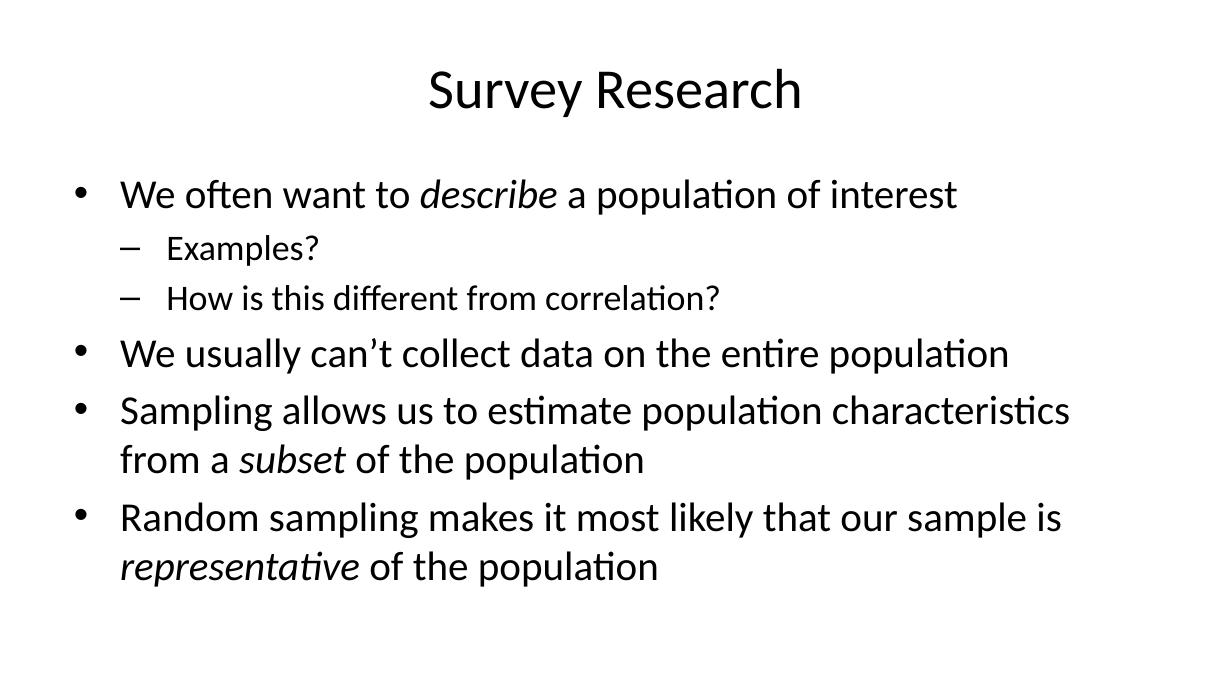
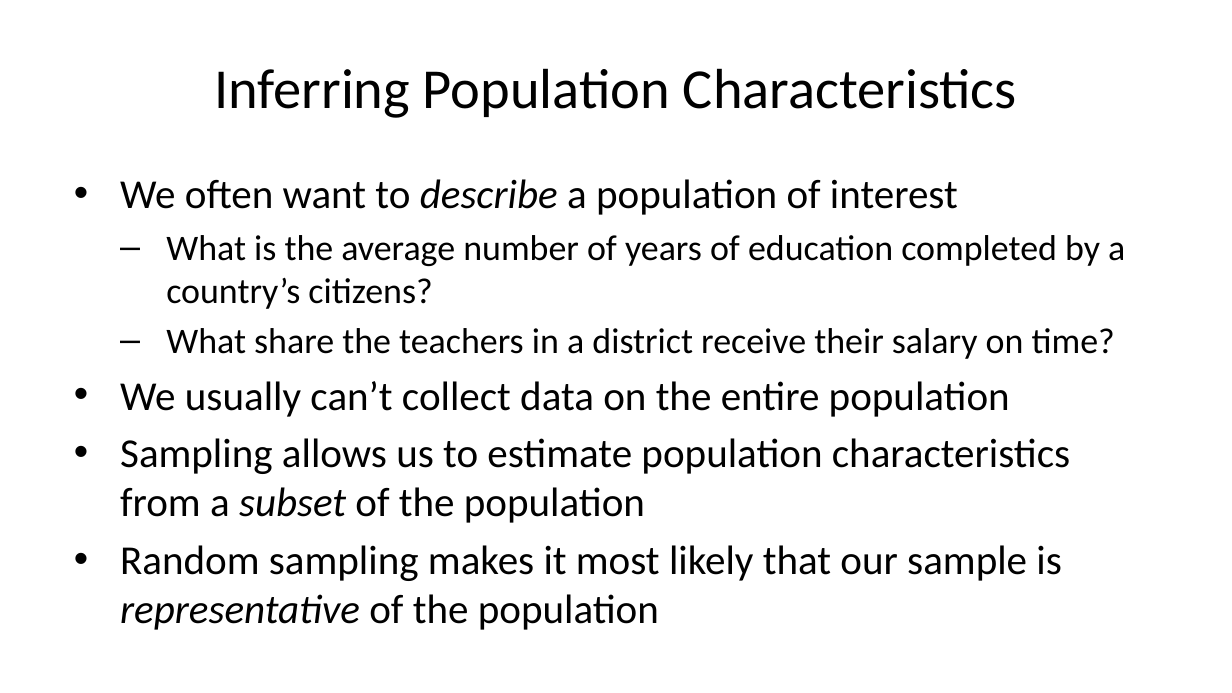
Before and after one commit to jrspringman/psci3200-globaldev, a slide deck: slide 2 of docs/slides/lees-sampling.pptx. Drawn at 1232x693 pixels with LibreOffice and Linux fonts; fonts in the diff are those of the drawing. Boxes give left, top, right and bottom in pixels: in the first picture for what was removed or moved away, otherwise in the second. Text is boxed around its words. In the diff, an @@ line names an element or a change of style, - is before the commit and + after.

```diff
--- a/docs/slides/lees-sampling.pptx
+++ b/docs/slides/lees-sampling.pptx
@@ title at (x1=214, y1=68, x2=1017, y2=118): text changed @@
-Survey Research
+Inferring Population Characteristics
@@ text at (x1=166, y1=235, x2=1125, y2=359): text changed @@
-  – Examples?
-  – How is this different from correlation?
+  – What is the average number of years of education completed by a country’s citizens?
+  – What share the teachers in a district receive their salary on time?
```
Also in this commit, not shown: 5 other slides changed, 4 slides added, 3 slides removed, 7 other files.
